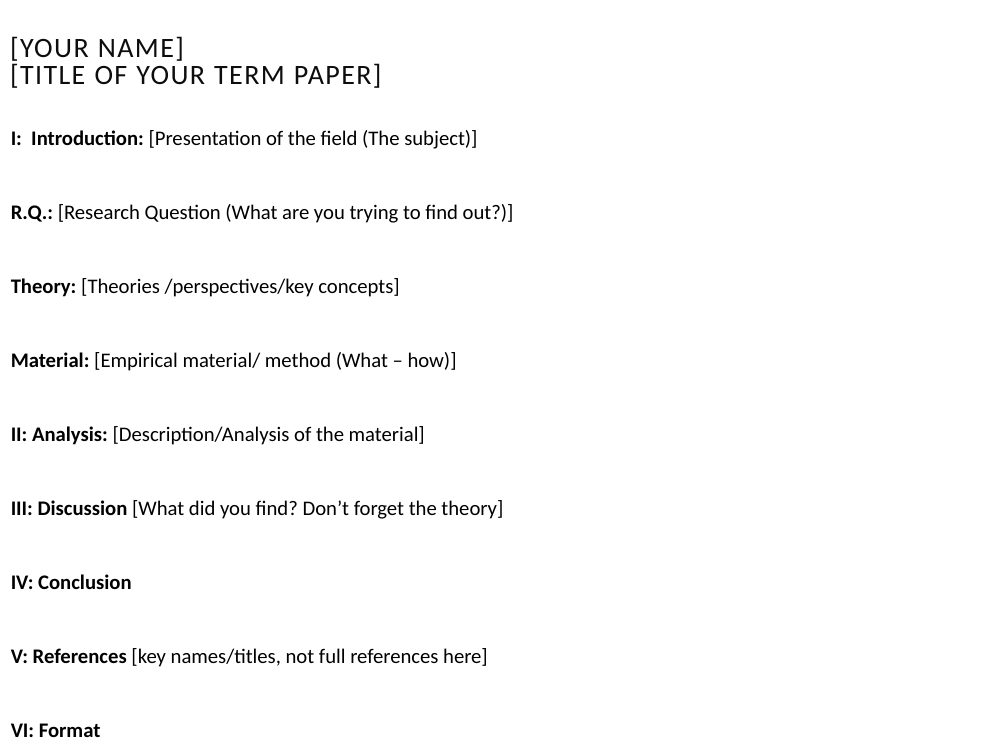
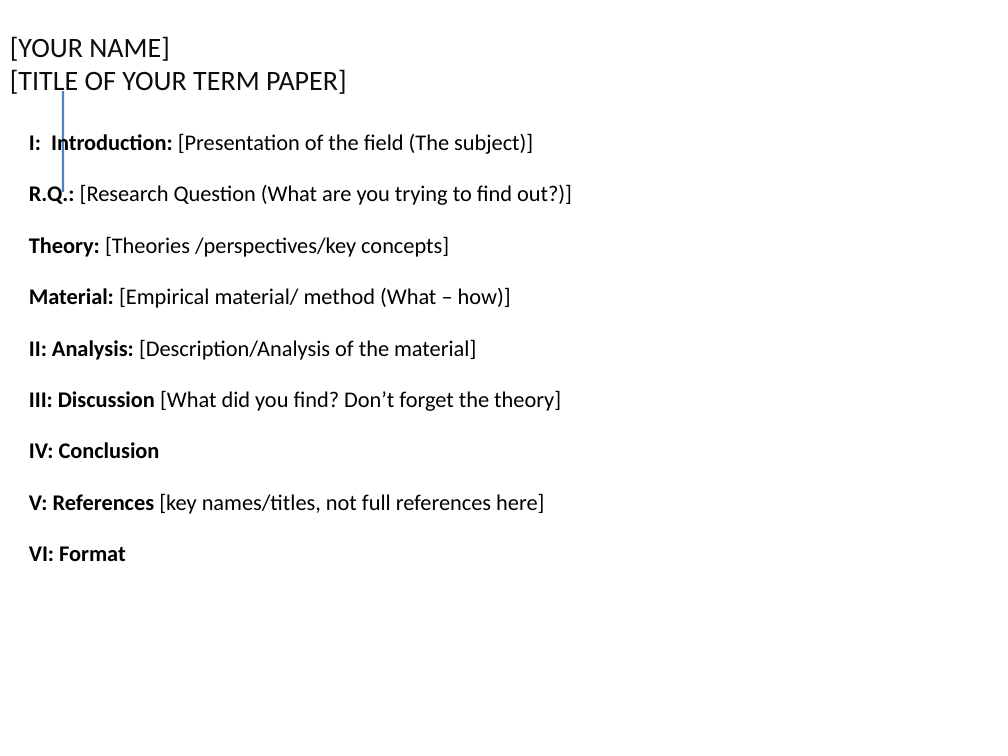
Before and after one commit to ettoreboy/forgetme, a slide deck: slide 10 of The final assignement.pptx. Drawn at 1008x756 pixels with LibreOffice and Linux fonts; fonts in the diff are those of the drawing. Boxes give left, top, right and bottom in pixels: in the first picture for what was removed or moved away, otherwise in the second. Text is boxed around its words. In the diff, an @@ line names an element or a change of style, - is before the commit and + after.

```diff
--- a/The final assignement.pptx
+++ b/The final assignement.pptx
@@ text "[YOUR NAME] [TITLE OF YOUR ..." at (10, 36, 347, 97): letter spacing 1 to 0 pt; line spacing 0.8 to 1 @@
@@ line added from (62, 192) to (62, 91), #4F81BD 1.5 pt @@
@@ text "I: Introduction: [Presentation of the ..." at (29, 131, 572, 561): size 14.8 to 16 pt; line spacing 0.7 to 0.9; less space between paragraphs @@
```
Also in this commit, not shown: 9 other slides changed, 5 other files.
